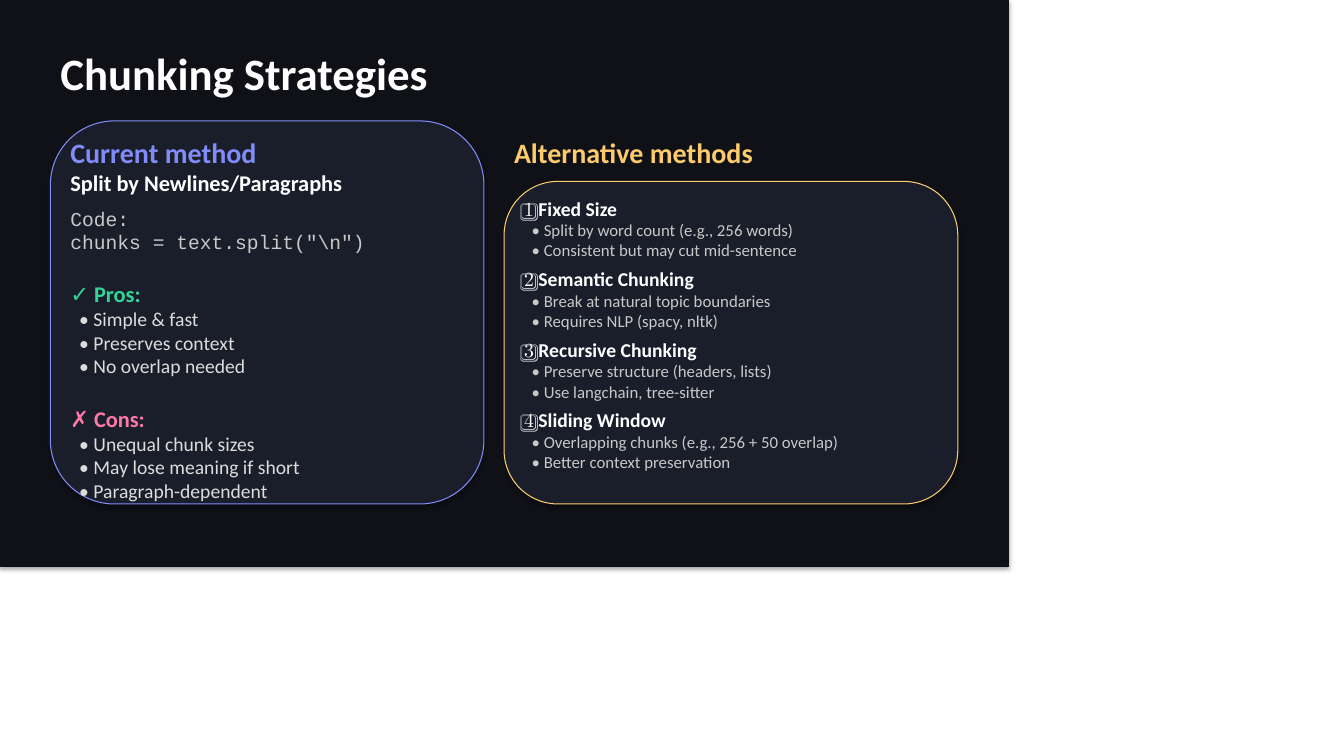
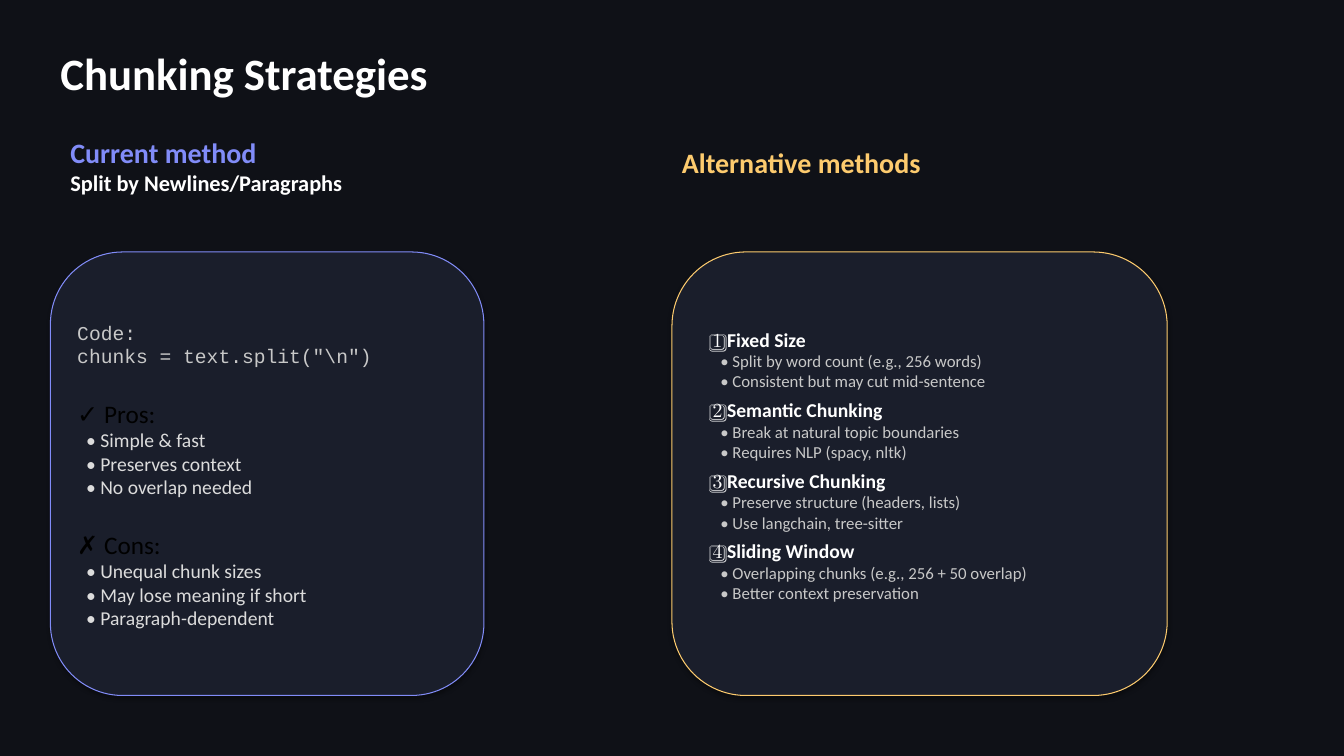
Before and after one commit to bhargavt1997/AG-Rag-Demo, a slide deck: slide 9 of RAG_Pipeline_Explained.pptx. Drawn at 1344x756 pixels with LibreOffice and Linux fonts; fonts in the diff are those of the drawing. Boxes give left, top, right and bottom in pixels: in the first picture for what was removed or moved away, otherwise in the second. Text is boxed around its words. In the diff, an @@ line names an element or a change of style, - is before the commit and + after.

Commit message:
added chubnking slide

```diff
--- a/RAG_Pipeline_Explained.pptx
+++ b/RAG_Pipeline_Explained.pptx
@@ rectangle: place and size @@
-rectangle at (0,0,1008,567)
+rectangle at (0,0,1344,756)
@@ text "Alternative methods": place and size @@
-text "Alternative methods" at (514,143,753,164)
+text "Alternative methods" at (682,153,921,174)
@@ rounded rectangle: place and size @@
-rounded rectangle at (50,121,484,504)
+rounded rectangle at (50,252,484,696)
@@ rounded rectangle: place and size @@
-rounded rectangle at (504,181,958,504)
+rounded rectangle at (671,252,1167,696)
@@ text "Code: chunks = text.split("\n")": place and size @@
-text "Code: chunks = text.split("\n")" at (70,212,364,478)
+text "Code: chunks = text.split("\n")" at (77,326,371,629)
@@ text "Code: chunks = text.split("\n")" at (77,326,371,629): size 16 to 18 pt, bold off in "✓ Pros:", "✗ Cons:"; text colour #34D399 to #000000 in "✓ Pros:"; text colour #FD79A8 to #000000 in "✗ Cons:" @@
@@ text "1️⃣ Fixed Size": place and size @@
-text "1️⃣ Fixed Size" at (524,202,838,471)
+text "1️⃣ Fixed Size" at (713,333,1026,602)
```
